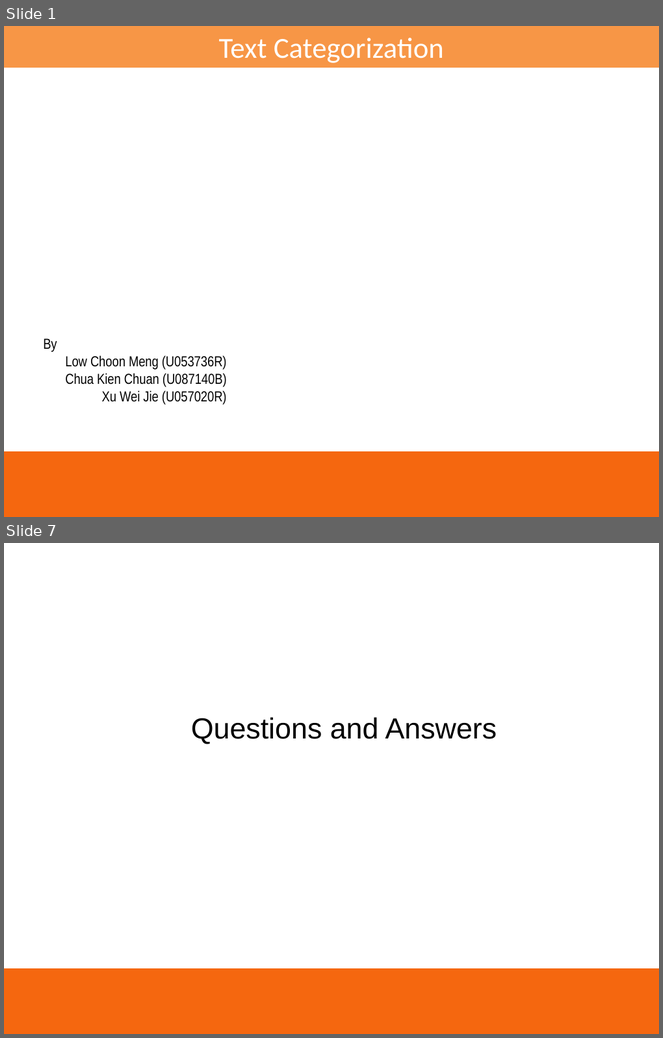
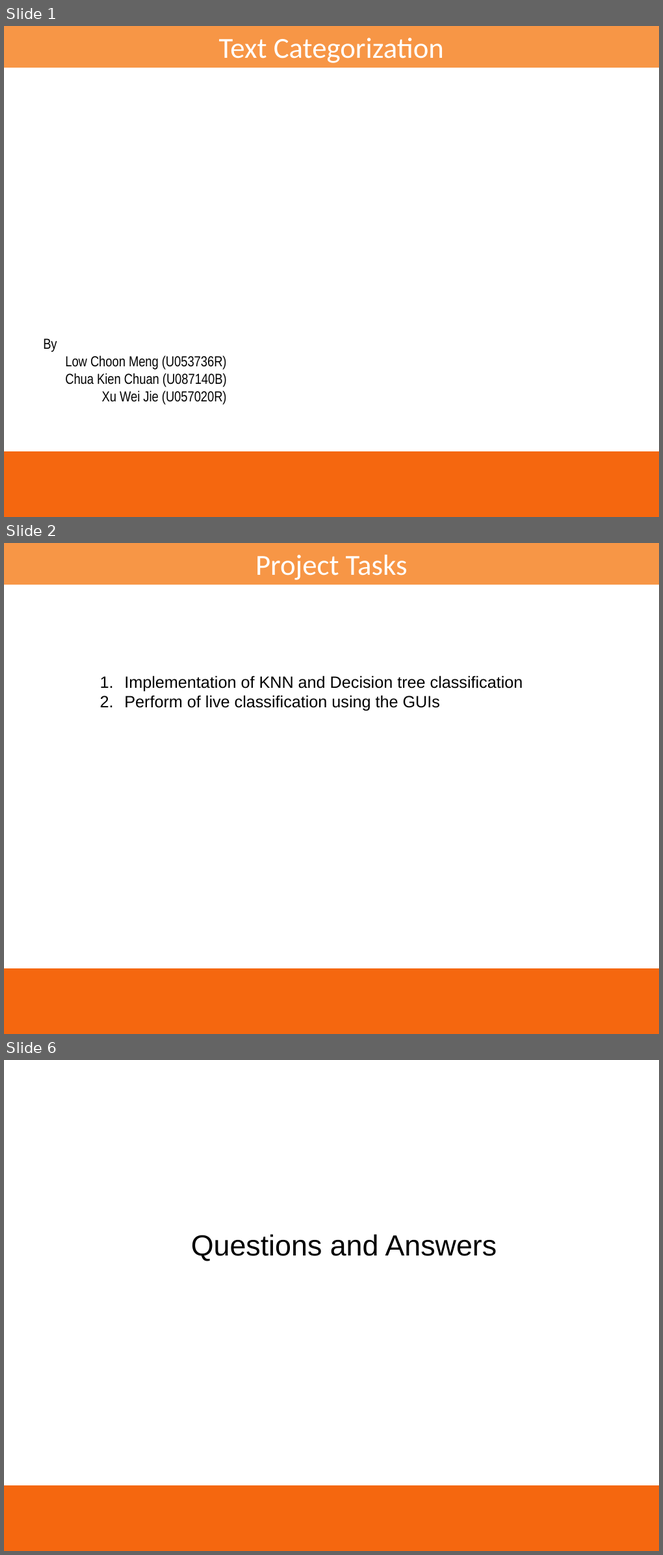
Before and after one commit to gangadhar001/textcategorization, a slide deck: Text Categorization.ppt. Shown one above the other, each under a label of ours: slides 1 and 7 before the commit, slides 1, 2 and 6 after it; the slides between them are not shown. The pictures are 663x1038 and 663x1555 pixels, drawn with LibreOffice and Linux fonts; fonts in the diff are those of the drawing; background and template pictures are left out. Boxes give left, top, right and bottom in pixels: in the first picture for what was removed or moved away, otherwise in the second. Text is boxed around its words. In the diff, an @@ line names an element or a change of style, - is before the commit and + after.

```diff
--- a/Text Categorization.ppt
+++ b/Text Categorization.ppt
@@ slide 2 added at [4,543,659,1034], background #FFFFFF; not listed: 1 template element that a slide beside it also shows @@
@@ rectangle added at [4,543,659,585], fill #F79646, 32 pt, text #FFFFFF @@
+Project Tasks
@@ text added at [124,676,523,711], 18 pt, text #000000 @@
+1. Implementation of KNN and Decision tree classification
+2. Perform of live classification using the GUIs
@@ what was slide 7 is now slide 6 @@
```
Also in this commit, not shown: 3 other slides added, 5 slides removed.
